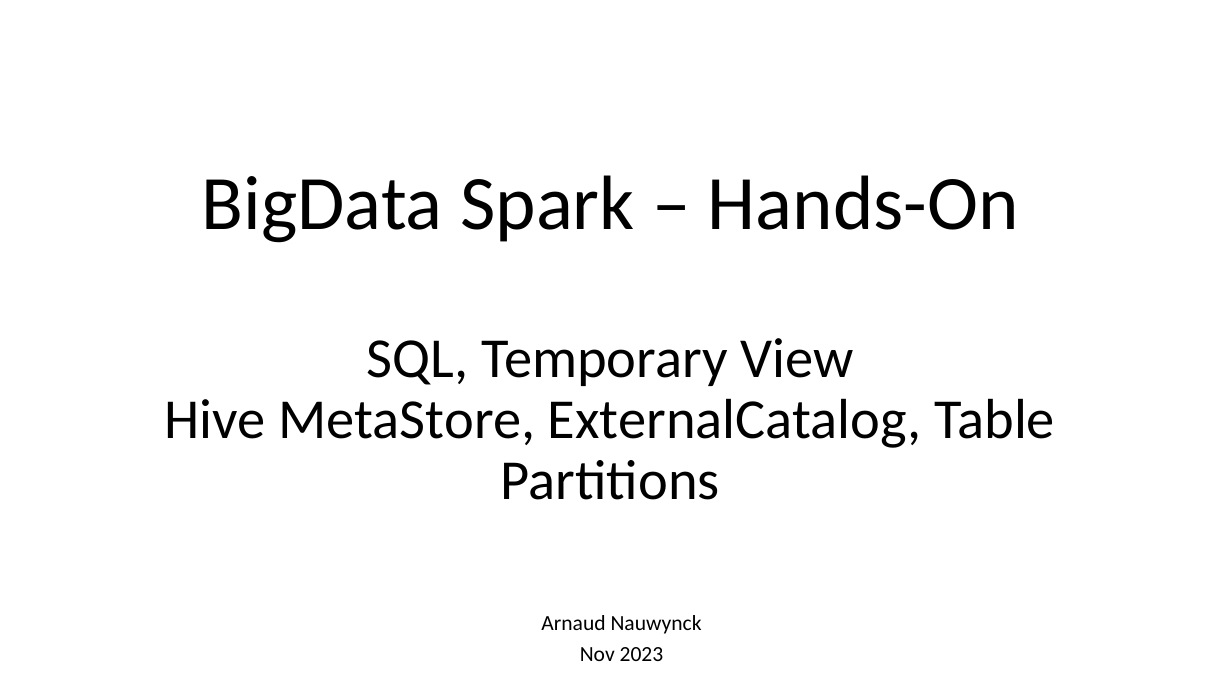
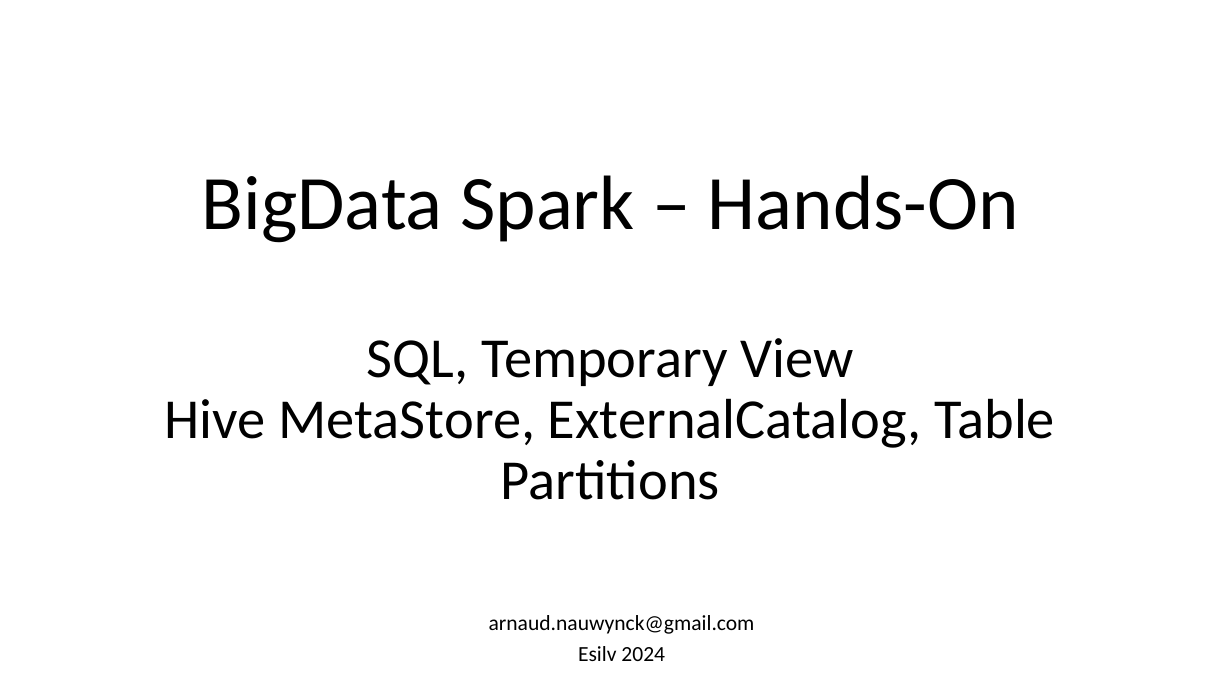
Before and after one commit to Arnaud-Nauwynck/presentations, a slide deck: slide 1 of pres-bigdata/Hands-On/BigData-Spark-TD3.pptx. Drawn at 1232x693 pixels with LibreOffice and Linux fonts; fonts in the diff are those of the drawing. Boxes give left, top, right and bottom in pixels: in the first picture for what was removed or moved away, otherwise in the second. Text is boxed around its words. In the diff, an @@ line names an element or a change of style, - is before the commit and + after.

```diff
--- a/pres-bigdata/Hands-On/BigData-Spark-TD3.pptx
+++ b/pres-bigdata/Hands-On/BigData-Spark-TD3.pptx
@@ subtitle at bbox=[489, 615, 755, 661]: text changed @@
-Arnaud Nauwynck
-Nov 2023
+arnaud.nauwynck@gmail.com
+Esilv 2024
```
Also in this commit, not shown: 3 other slides changed, 3 slides added, 9 other files.
